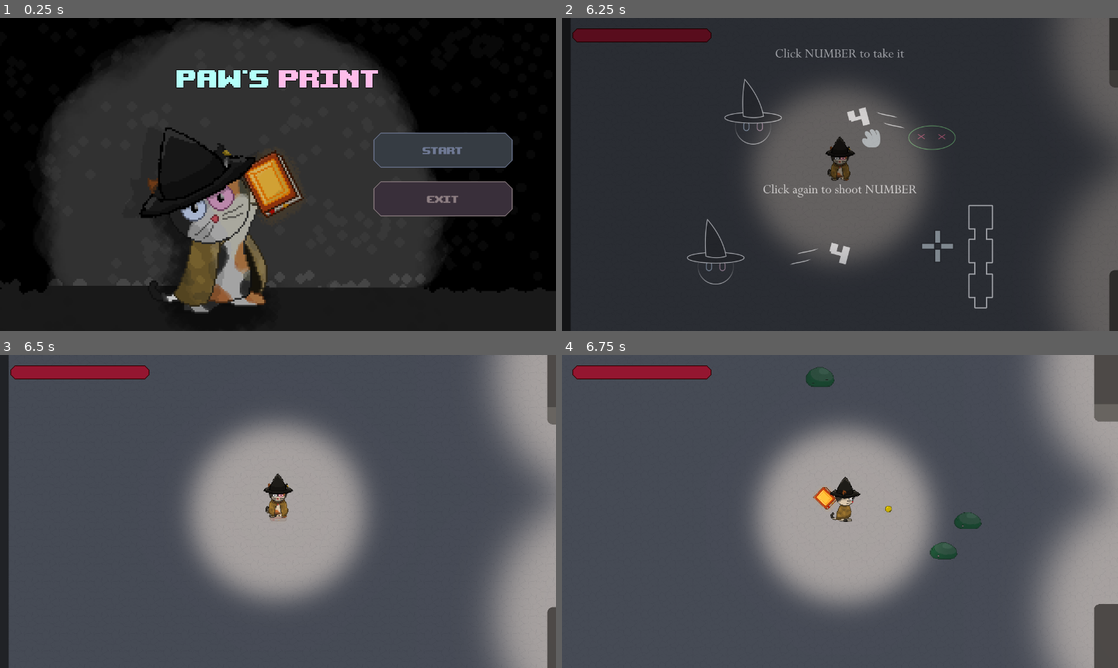
Above: before the commit, frames 1-4 (two rows, left to right).
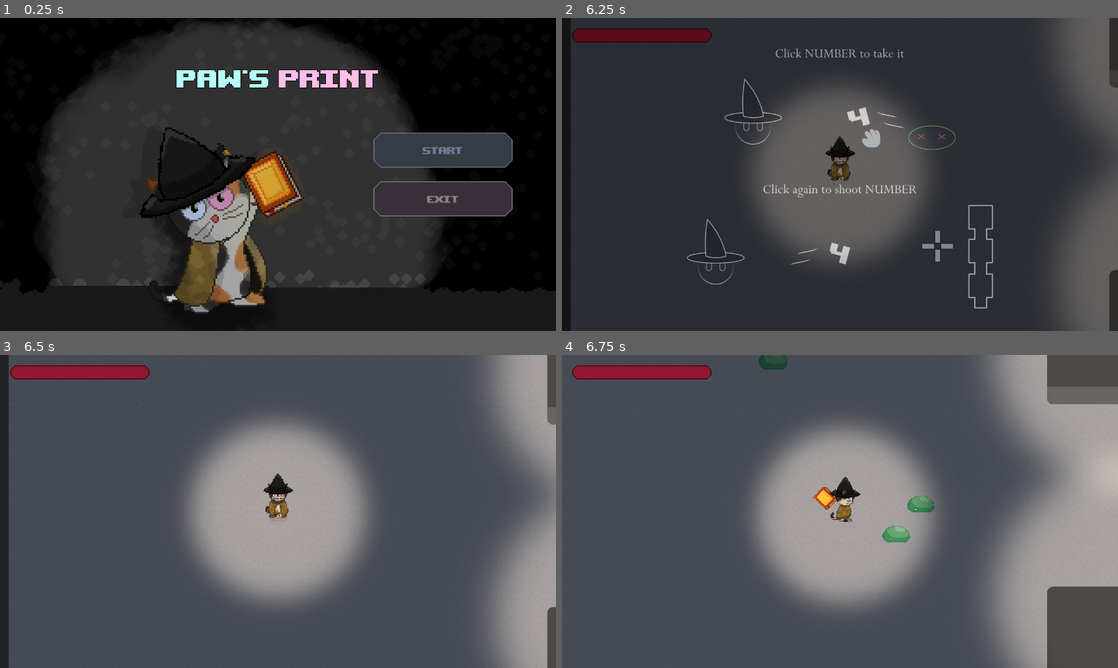
Above: after the commit, the same moments.

Repository: maroisa/paw-print
Game: Godot game, scene res://worlds/main_menu.tscn
Same seed, same stepped clock (60 frames per second), same inputs: the game is played once before the commit and once after it.
Inputs (mouse positions are in pixels of both pictures, inside the frame that each line leads up to):
- Up to frame 1 (0.25 s): no input
- Up to frame 2 (6.25 s): click "Start" at 0.5 s; move the mouse to (962, 158) at 1.27 s; press the mouse at (962, 158) at 1.28 s; hold D (p_right) 1.28-2.03 s; tap Enter at 2, 3.5, 5 s; move the mouse to (728, 190) at 2.02 s; release the mouse at (728, 190) at 2.03 s; hold S (p_down) 2.03-2.78 s; click (728, 190) at 2.1 s; tap Space at 2.75, 4.25, 5.75 s; move the mouse to (895, 105) at 2.77 s; press the mouse at (895, 105) at 2.78 s; hold D (p_right) 2.78-3.53 s; move the mouse to (812, 237) at 3.52 s; release the mouse at (812, 237) at 3.53 s; hold W (p_up) 3.53-4.28 s; click (812, 237) at 3.6 s; move the mouse to (1006, 221) at 4.27 s; press the mouse at (1006, 221) at 4.28 s; hold A (p_left) 4.28-5.78 s; move the mouse to (673, 127) at 5.02 s; release the mouse at (673, 127) at 5.03 s; click (673, 127) at 5.1 s; move the mouse to (867, 174) at 5.77 s; press the mouse at (867, 174) at 5.78 s; hold S (p_down) from 5.78 s (still down)
- Up to frame 3 (6.5 s): keep holding S (p_down)
- Up to frame 4 (6.75 s): move the mouse to (756, 433) at 6.52 s; release S (p_down) at 6.53 s; release the mouse at (756, 433) at 6.53 s; hold D (p_right) from 6.53 s (still down); click (756, 433) at 6.6 s

Frames 1-3 are identical in both runs. In frame 4, 18% of the frame differs, in the area x 35-100%, y 0-100%.

Commit message:
add end screen

Diff:
--- a/globals/hud.gd
+++ b/globals/hud.gd
@@ -18,6 +18,7 @@
 
 func deactivate():
 	player = null
+	Input.set_custom_mouse_cursor(null)
 
 func refresh():
 	if player != null:
--- a/globals/screen.gd
+++ b/globals/screen.gd
@@ -27,8 +27,20 @@
 func refresh():
 	fade_out()
 	$DieRect.modulate.a = 0
+	$EndingRect.modulate.a = 0
 
 func die_screen():
 	fade_in()
 	yield($AnimationPlayer, "animation_finished")
 	create_tween().tween_property($DieRect, "modulate:a", 1, 1)
+
+func end():
+	fade_in()
+	Input.mouse_mode = Input.MOUSE_MODE_HIDDEN
+	yield(get_tree().create_timer(1), "timeout")
+	create_tween().tween_property($EndingRect, "modulate:a", 1, 1)
+	yield(get_tree().create_timer(3), "timeout")
+	yield(create_tween().tween_property($EndingRect, "modulate:a", 0, 1), "finished")
+	Input.mouse_mode = Input.MOUSE_MODE_VISIBLE
+	fade_out()
+	get_tree().change_scene("res://worlds/main_menu.tscn")
--- a/globals/screen.tscn
+++ b/globals/screen.tscn
@@ -1,9 +1,10 @@
-[gd_scene load_steps=8 format=2]
+[gd_scene load_steps=9 format=2]
 
 [ext_resource path="res://globals/screen.gd" type="Script" id=1]
 [ext_resource path="res://assets/tutor2.png" type="Texture" id=2]
 [ext_resource path="res://assets/tutor.png" type="Texture" id=3]
 [ext_resource path="res://assets/dead.png" type="Texture" id=4]
+[ext_resource path="res://assets/End.png" type="Texture" id=5]
 
 [sub_resource type="Animation" id=2]
 length = 0.001
@@ -125,3 +126,13 @@
 mouse_filter = 2
 texture = ExtResource( 4 )
 stretch_mode = 4
+
+[node name="EndingRect" type="TextureRect" parent="."]
+modulate = Color( 1, 1, 1, 0 )
+anchor_right = 1.0
+anchor_bottom = 1.0
+mouse_filter = 2
+mouse_default_cursor_shape = 3
+texture = ExtResource( 5 )
+expand = true
+stretch_mode = 7
--- /dev/null
+++ b/worlds/last_room.gd
@@ -0,0 +1,8 @@
+extends YSort
+
+func _ready():
+	$EnterArea.connect("body_entered", self, "on_end")
+
+func on_end(body):
+	HUD.deactivate()
+	Screen.end()
--- /dev/null
+++ b/worlds/last_room.tscn
@@ -0,0 +1,16 @@
+[gd_scene load_steps=3 format=2]
+
+[ext_resource path="res://worlds/last_room.gd" type="Script" id=1]
+
+[sub_resource type="RectangleShape2D" id=1]
+extents = Vector2( 1280, 1280 )
+
+[node name="LastRoom" type="YSort"]
+script = ExtResource( 1 )
+
+[node name="EnterArea" type="Area2D" parent="."]
+collision_layer = 0
+collision_mask = 2
+
+[node name="CollisionShape2D" type="CollisionShape2D" parent="EnterArea"]
+shape = SubResource( 1 )
--- a/worlds/room_controller.gd
+++ b/worlds/room_controller.gd
@@ -25,7 +25,6 @@
 	while placed_room[-1] + random_vector in placed_room:
 		random_vector = vectors[randi() % 4]
 
-
 	for i in range(-random_size.x, random_size.x):
 		i = i + placed_room[-1].x * 20
 		for ii in range(-random_size.y, random_size.y):
@@ -44,6 +43,10 @@
 
 		generate_hallway(random_vector)
 		room_ins.generate_lock(random_vector)
+	else:
+		var last_room = preload("res://worlds/last_room.tscn").instance()
+		last_room.global_position = placed_room[-1] * 2560
+		add_child(last_room)
 
 	generate_hallway(-last_vector)
 
--- a/worlds/world.tscn
+++ b/worlds/world.tscn
@@ -15,6 +15,8 @@
 script = ExtResource( 4 )
 
 [node name="Player" parent="." instance=ExtResource( 1 )]
+collision_mask = 0
+speed = 200
 
 [node name="Light2D" type="Light2D" parent="Player"]
 texture = ExtResource( 6 )
